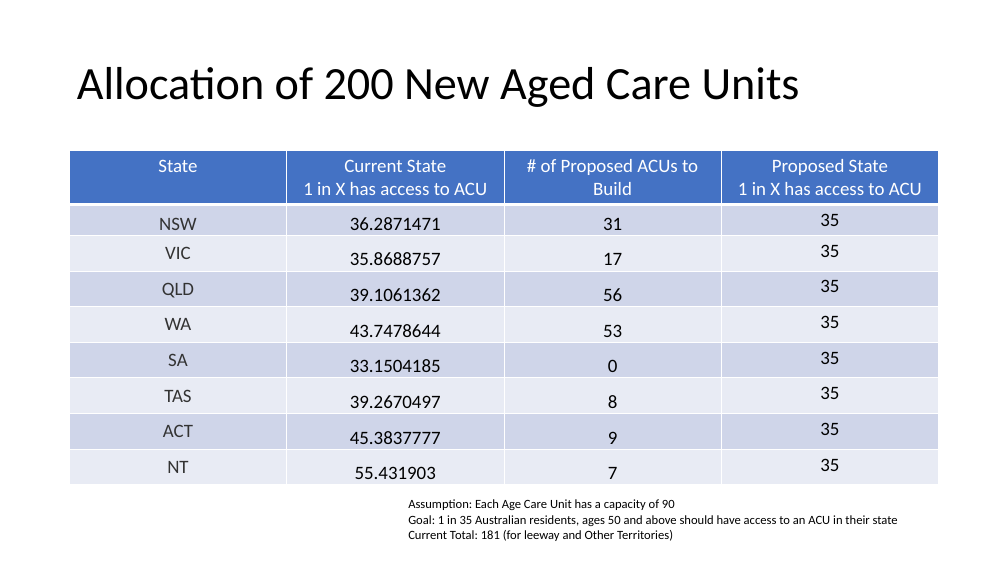
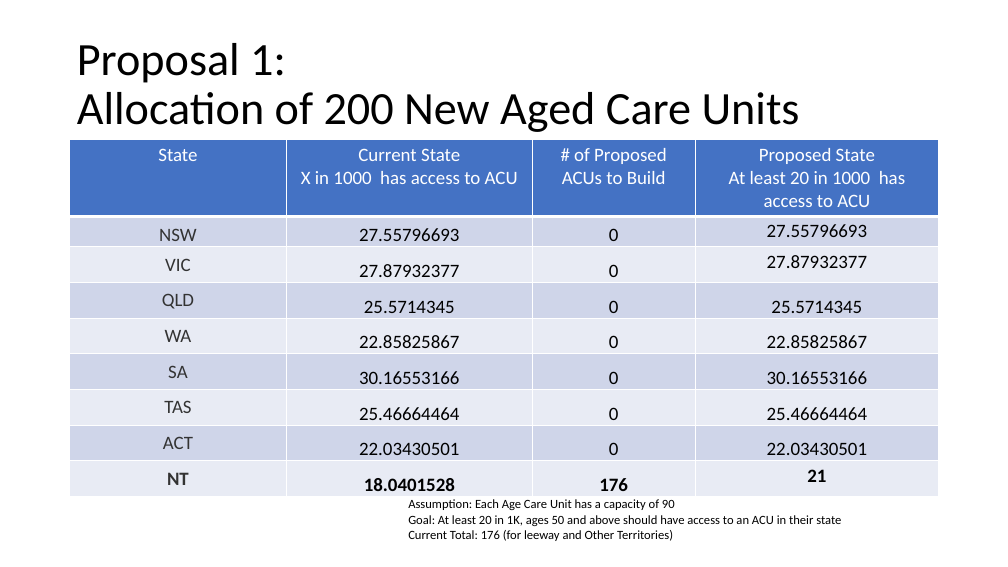
Before and after one commit to vdencarnacion/probset, a slide deck: slide 13 of final_presentation.pptx (slide 3 before the commit). Drawn at 1008x567 pixels with LibreOffice and Linux fonts; fonts in the diff are those of the drawing. Boxes give left, top, right and bottom in pixels: in the first picture for what was removed or moved away, otherwise in the second. Text is boxed around its words. In the diff, an @@ line names an element or a change of style, - is before the commit and + after.

```diff
--- a/final_presentation.pptx
+++ b/final_presentation.pptx
@@ title at (x1=77, y1=43, x2=800, y2=132): text changed @@
-Allocation of 200 New Aged Care Units
+Proposal 1:
+Allocation of 200 New Aged Care Units
@@ table at (x1=70, y1=139, x2=940, y2=495) @@
-row 1, column 2: Current State 1 in X has access to ACU
+row 1, column 2: Current State X in 1000 has access to ACU
-row 1, column 4: Proposed State 1 in X has access to ACU
+row 1, column 4: Proposed State At least 20 in 1000 has access to ACU
-row 2: NSW | 36.2871471 | 31 | 35
+row 2: NSW | 27.55796693 | 0 | 27.55796693
-row 3: VIC | 35.8688757 | 17 | 35
+row 3: VIC | 27.87932377 | 0 | 27.87932377
-row 4: QLD | 39.1061362 | 56 | 35
+row 4: QLD | 25.5714345 | 0 | 25.5714345
-row 5: WA | 43.7478644 | 53 | 35
+row 5: WA | 22.85825867 | 0 | 22.85825867
-row 6, column 2: 33.1504185
+row 6, column 2: 30.16553166
-row 6, column 4: 35
+row 6, column 4: 30.16553166
-row 7: TAS | 39.2670497 | 8 | 35
+row 7: TAS | 25.46664464 | 0 | 25.46664464
-row 8: ACT | 45.3837777 | 9 | 35
+row 8: ACT | 22.03430501 | 0 | 22.03430501
-row 9: NT | 55.431903 | 7 | 35
+row 9: NT | 18.0401528 | 176 | 21
@@ bold on in "NT" @@
@@ table resized from (x1=70, y1=151, x2=941, y2=483) to (x1=70, y1=139, x2=940, y2=495) @@
@@ text at (x1=408, y1=515, x2=841, y2=541): text changed @@
-Goal: 1 in 35 Australian residents, ages 50 and above should have access to an ACU in their state
-Current Total: 181 (for leeway and Other Territories)
+Goal: At least 20 in 1K, ages 50 and above should have access to an ACU in their state
+Current Total: 176 (for leeway and Other Territories)
```
Also in this commit, not shown: 4 other slides changed, 5 slides added, 1 other file.
